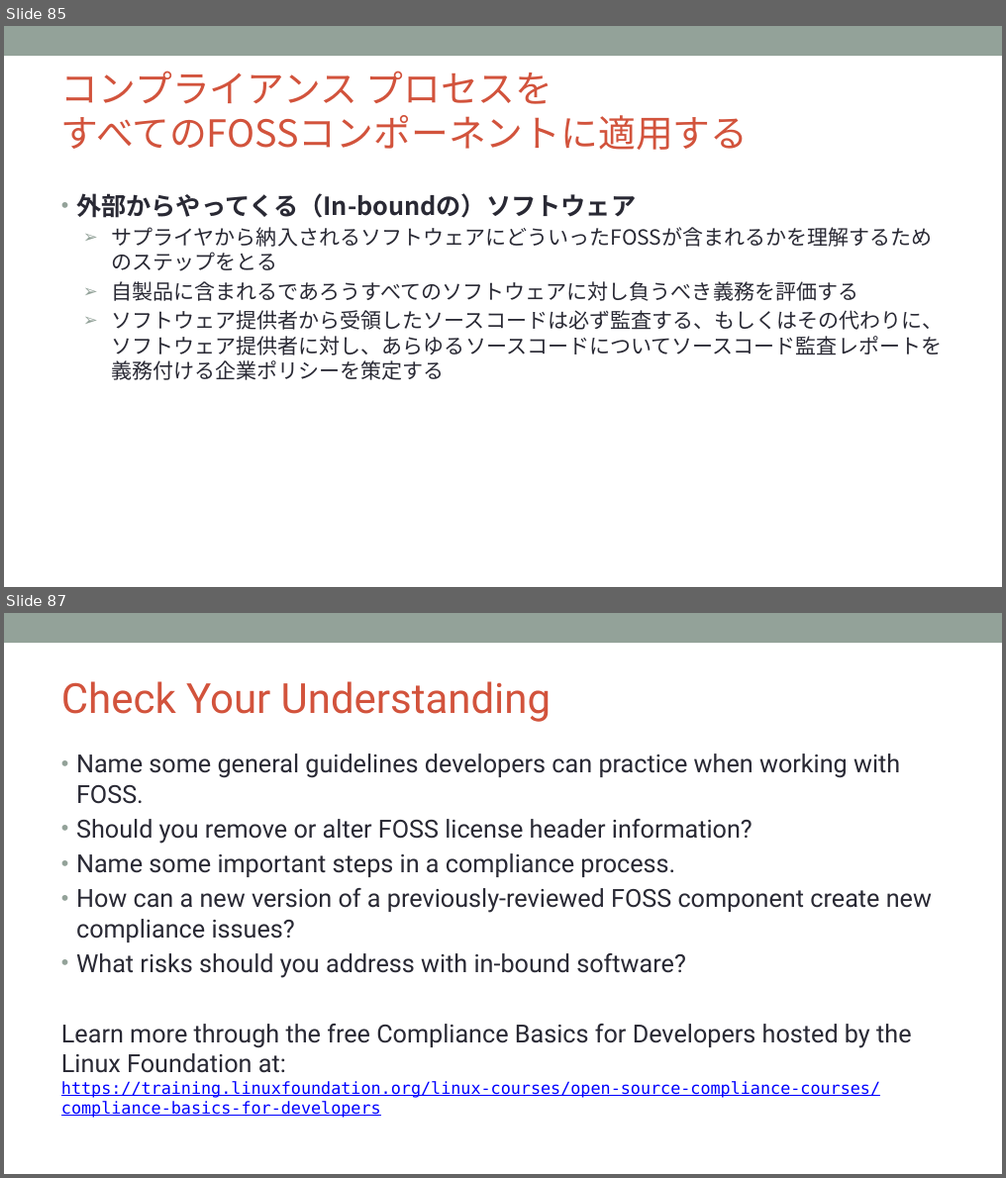
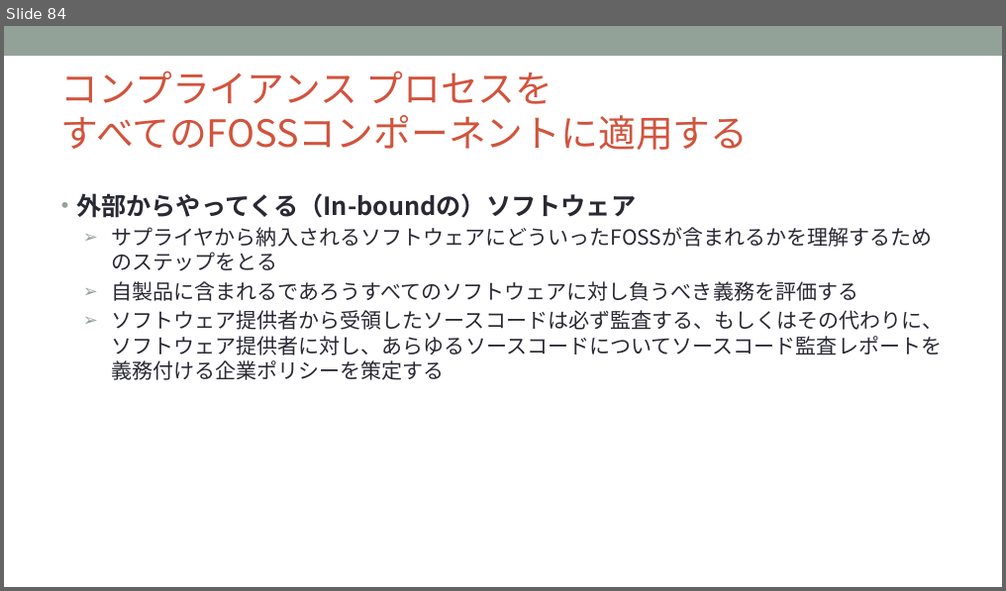
Before and after one commit to OpenChain-Project/Curriculum-Translation-JP, a slide deck: REVIEW/Version_for_v1.1/openchain-curriculum-for-1-1_JP_review_tani.pptx. Shown one above the other, each under a label of ours: slides 85 and 87 before the commit, slide 84 after it; the slides between them are not shown. The pictures are 1006x1178 and 1006x591 pixels, drawn with LibreOffice and Linux fonts; fonts in the diff are those of the drawing; background and template pictures are left out. Boxes give left, top, right and bottom in pixels: in the first picture for what was removed or moved away, otherwise in the second. Text is boxed around its words. In the diff, an @@ line names an element or a change of style, - is before the commit and + after.

Commit message:
Review Version.

```diff
--- a/REVIEW/Version_for_v1.1/openchain-curriculum-for-1-1_JP_review_tani.pptx
+++ b/REVIEW/Version_for_v1.1/openchain-curriculum-for-1-1_JP_review_tani.pptx
@@ slide 87 removed at (x1=4, y1=613, x2=1002, y2=1174), background #FFFFFF; not listed: 1 template element that a slide beside it also shows @@
@@ title removed at (x1=61, y1=681, x2=550, y2=722) @@
-Check Your Understanding
@@ text removed at (x1=61, y1=754, x2=932, y2=1118) @@
-• Name some general guidelines developers can practice when working with FOSS.
-• Should you remove or alter FOSS license header information?
-• Name some important steps in a compliance process.
-• How can a new version of a previously-reviewed FOSS component create new compliance issues?
-• What risks should you address with in-bound software?
-Learn more through the free Compliance Basics for Developers hosted by the Linux Foundation at:
-https://training.linuxfoundation.org/linux-courses/open-source-compliance-courses/ compliance-basics-for-developers
@@ what was slide 85 is now slide 84 @@
```
Also in this commit, not shown: 47 slides changed, 1 other slide removed.
